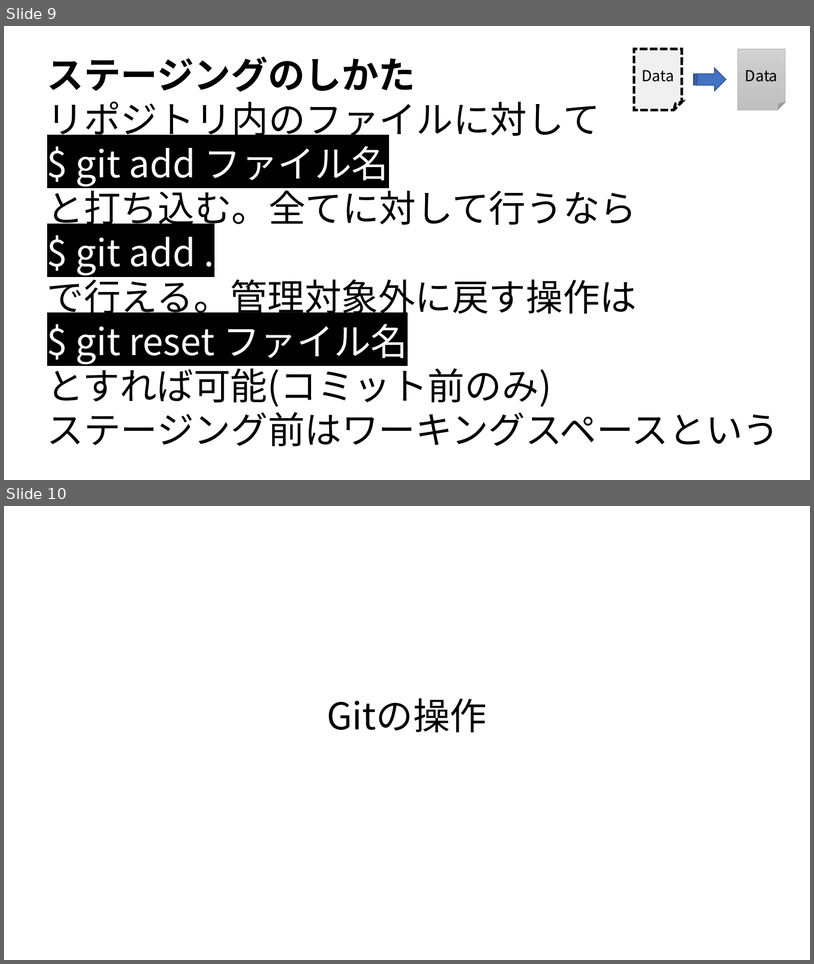
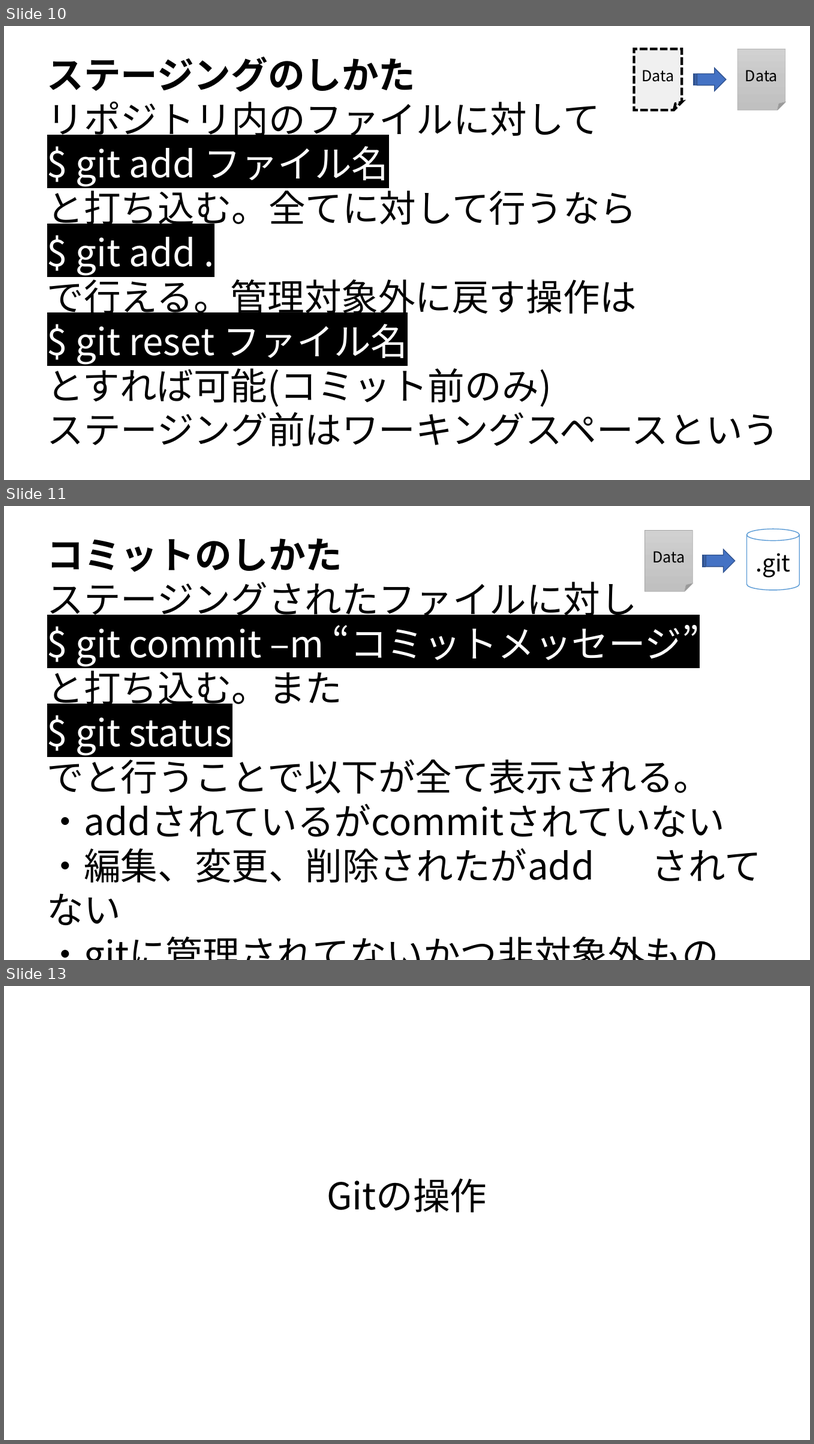
Before and after one commit to syalpon/master, a slide deck: git.pptx. Shown one above the other, each under a label of ours: slides 9 and 10 before the commit, slides 10, 11 and 13 after it; the slides between them are not shown. The pictures are 814x964 and 814x1444 pixels, drawn with LibreOffice and Linux fonts; fonts in the diff are those of the drawing. Boxes give left, top, right and bottom in pixels: in the first picture for what was removed or moved away, otherwise in the second. Text is boxed around its words. In the diff, an @@ line names an element or a change of style, - is before the commit and + after.

```diff
--- a/git.pptx
+++ b/git.pptx
@@ slide 11 added at [4,506,810,960], background #FFFFFF @@
@@ text added at [47,538,762,925], 44 pt, text #000000 @@
+コミットのしかた
+ステージングされたファイルに対し
+$ git commit –m “コミットメッセージ”
+と打ち込む。また
+$ git status
+でと行うことで以下が全て表示される。
+・addされているがcommitされていない
+・編集、変更、削除されたがadd されてない
+・gitに管理されてないかつ非対象外もの
@@ folded corner added at [645,530,693,591], fill gradient #D2D2D2 to #C8C8C8 to #C0C0C0, outline #A5A5A5 0.5 pt, 18 pt, text #000000 @@
+Data
@@ cylinder added at [747,529,800,590], fill #FFFFFF, outline #5B9BD5 1 pt, 28 pt, text #000000 @@
+.git
@@ striped right arrow added at [703,550,735,573], fill #4472C4, outline #325491 1 pt @@
@@ what was slide 9 is now slide 10 @@
@@ what was slide 10 is now slide 13 @@
```
Also in this commit, not shown: 3 slides changed, 2 other slides added.
